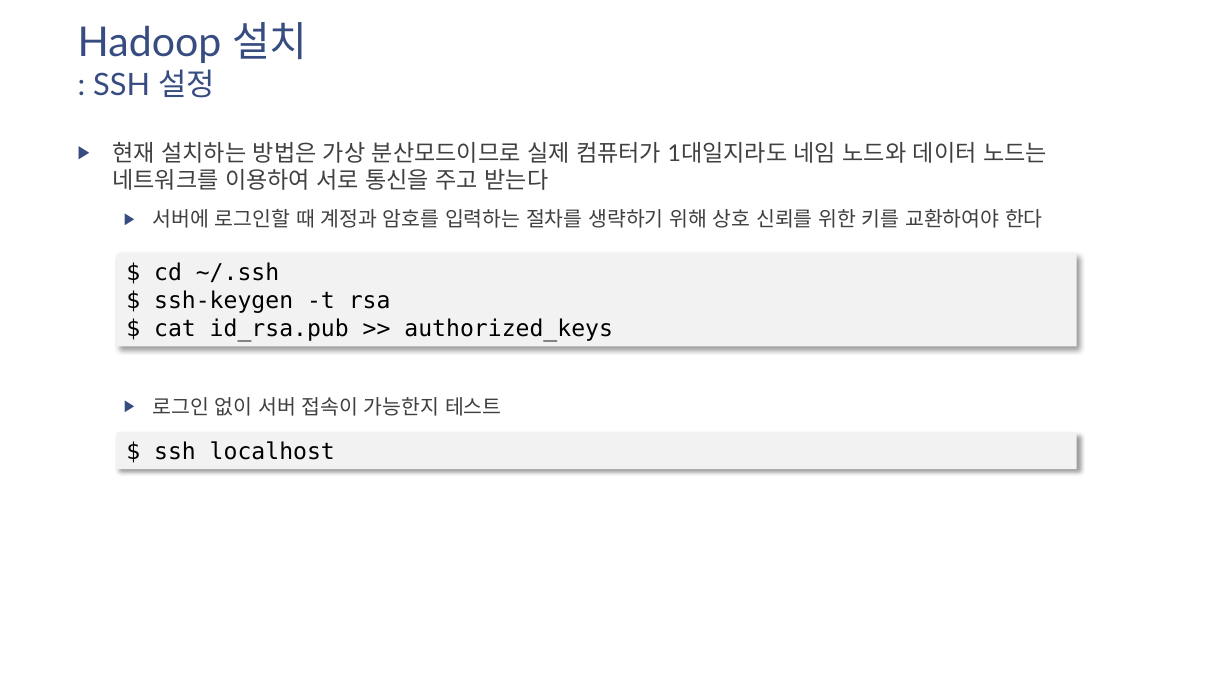
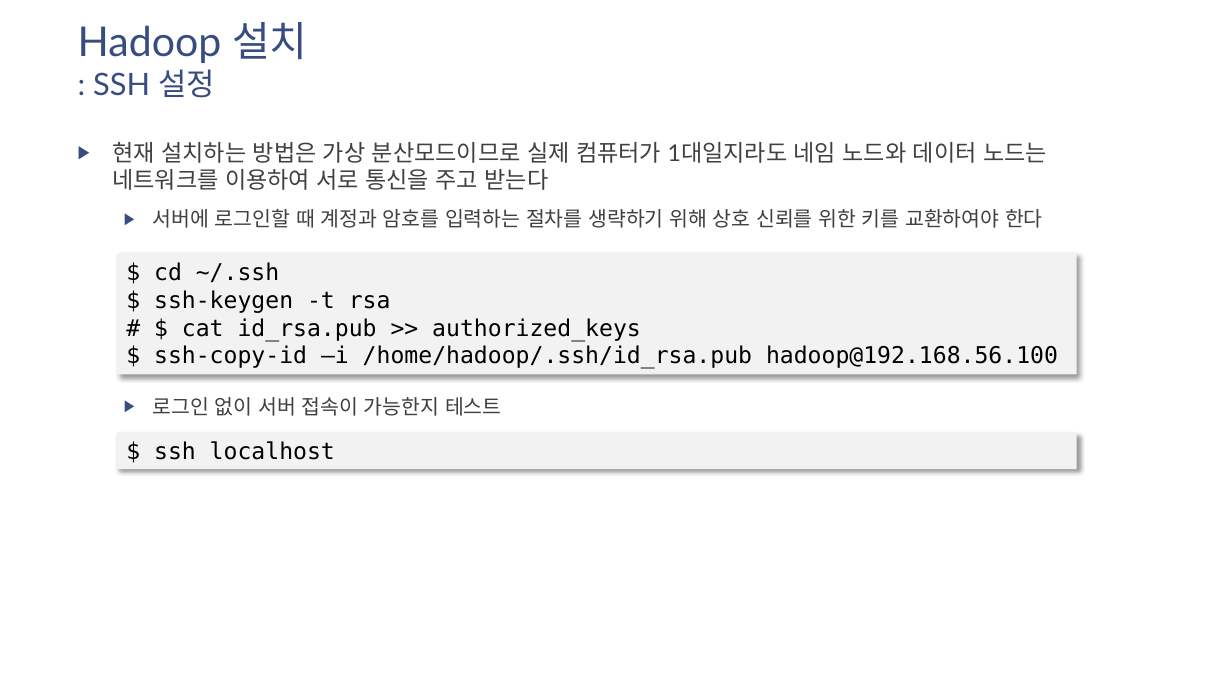
Before and after one commit to namsk/datascience-lecture-draft, a slide deck: slide 14 of slides/drafts/07-install-hadoop-on-centos7.pptx. Drawn at 1232x693 pixels with LibreOffice and Linux fonts; fonts in the diff are those of the drawing. Boxes give left, top, right and bottom in pixels: in the first picture for what was removed or moved away, otherwise in the second. Text is boxed around its words. In the diff, an @@ line names an element or a change of style, - is before the commit and + after.

```diff
--- a/slides/drafts/07-install-hadoop-on-centos7.pptx
+++ b/slides/drafts/07-install-hadoop-on-centos7.pptx
@@ rectangle "$ cd ~/.ssh": place and size @@
-rectangle "$ cd ~/.ssh" at (117, 253, 1077, 347)
+rectangle "$ cd ~/.ssh" at (117, 253, 1077, 374)
@@ text in rectangle at (154, 318, 1058, 369): text changed @@
-$ cat id_rsa.pub >> authorized_keys
+# $ cat id_rsa.pub >> authorized_keys
+$ ssh-copy-id –i /home/hadoop/.ssh/id_rsa.pub hadoop@192.168.56.100
```
Also in this commit, not shown: 5 other files.
